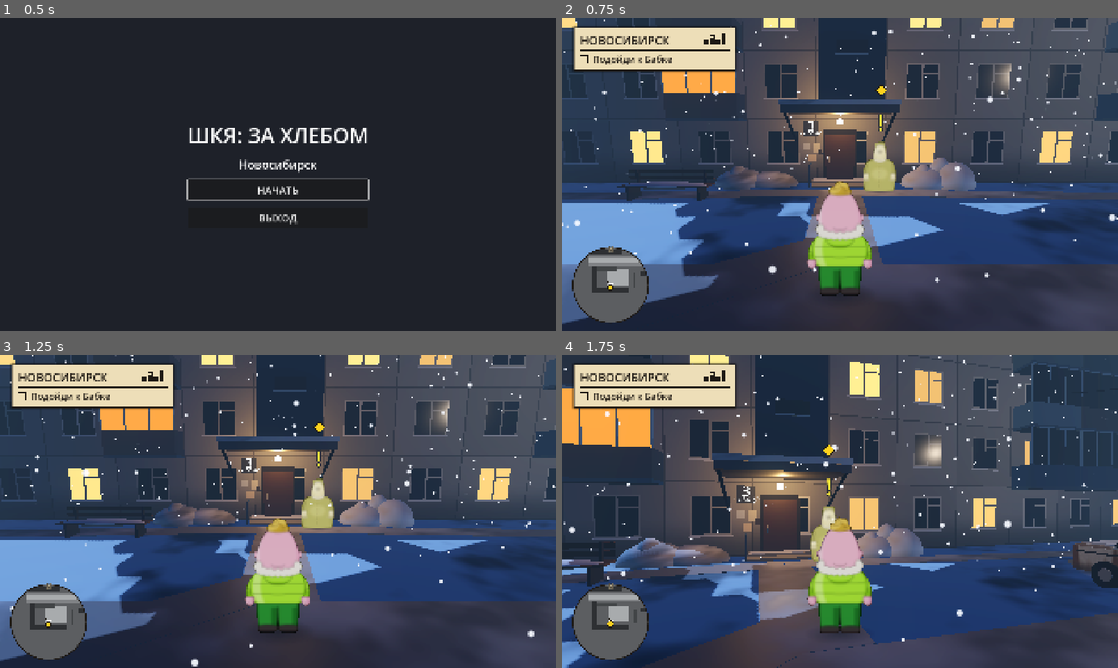
Above: before the commit, frames 1-4 (two rows, left to right).
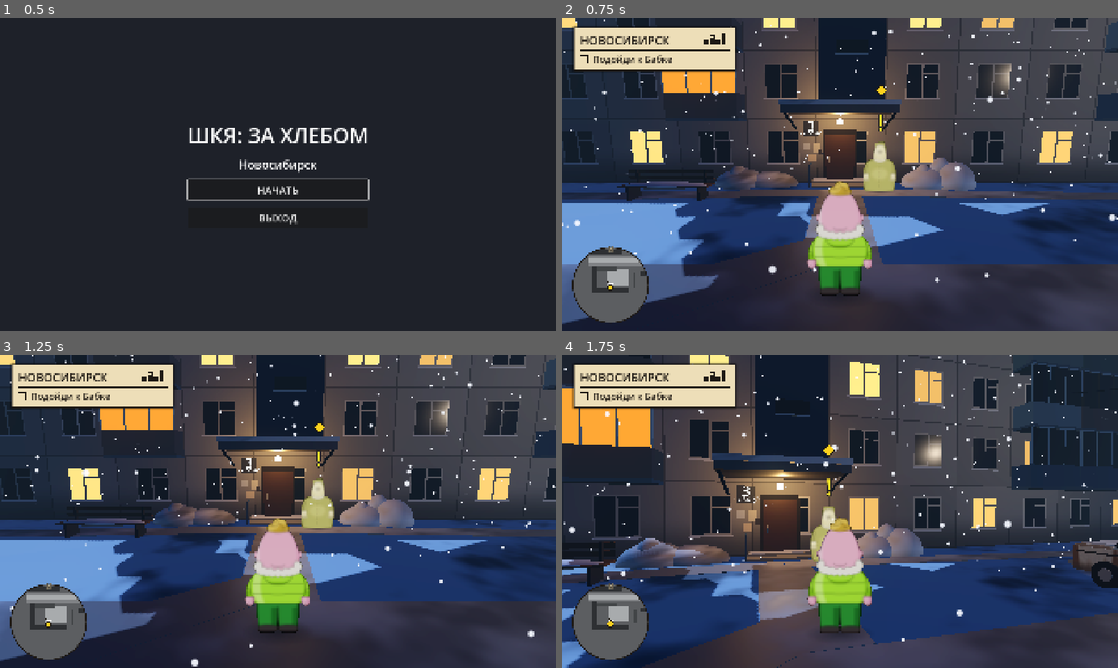
Above: after the commit, the same moments.

Repository: NorthArea/shkya
Game: Godot game, scene res://game/main.tscn
The game is run twice, just before and just after one commit, with the same random seed, the same clock (stepped at 60 frames per second) and the same inputs. Sound files missing from this copy of the repository are replaced by a short silence.
Inputs (mouse positions are in pixels of both pictures, inside the frame that each line leads up to):
- Up to frame 1 (0.5 s): no input
- Up to frame 2 (0.75 s): click "НАЧАТЬ" at 0.5 s
- Up to frame 3 (1.25 s): no input
- Up to frame 4 (1.75 s): tap Enter (ui_accept) at 1.25, 1.52 s; move the mouse to (867, 511) at 1.27 s; hold W (move_forward) from 1.28 s (still down); hold E (interact) from 1.28 s (still down); click (867, 511) at 1.42 s

Frame 1 is identical in both runs. In frame 2, 1.8% of the frame differs, in the area x 0-100%, y 0-53%; in frame 3, 1.7%; in frame 4, 4.6%, in the area x 27-100%, y 0-61%.

Commit message:
ART-05: третий проход — натрий без маджента (37 % → 5 % на улице B), тёплые палитры и гаражи, тополя на улице B, рваные грязные валы, штукатурка без швов

Diff:
--- a/game/world/layout.gd
+++ b/game/world/layout.gd
@@ -93,6 +93,7 @@
 	Vector2(-95, 17), Vector2(-50, 17), Vector2(-5, 17), Vector2(20, 17), Vector2(40, 17), Vector2(90, 18),
 	Vector2(34, 50), Vector2(52, 51), Vector2(72, 50), Vector2(92, 51),
 	Vector2(-70, 102), Vector2(-64, 61), Vector2(-40, 62), Vector2(6, 104), Vector2(16, 90), Vector2(-28, 101),
+	Vector2(53, -46), Vector2(53, -54), Vector2(36, -68), Vector2(36, -82), Vector2(36, -96),   # улица B (И3)
 ]
 const POPLAR_TRUNK := Vector3(0.8, 10.0, 0.8)
 # Опоры контактной сети без фонаря там, где фонари пропущены (выезд со двора, площадка киоска):
--- a/game/world/level_geometry.gd
+++ b/game/world/level_geometry.gd
@@ -13,13 +13,13 @@
 const GARAGE_DOOR_SIDE := {"Garages_Yard": -1.0, "Garages_Kiosk": 1.0}   # дверями к двору / к улице
 # Ворота гаражей: синие, жёлтые, бурые, ржавые, розовые, зелёные (сверка ART-04, черта 17).
 # Насыщеннее, чтобы в холодном сумеречном свете бурые и ржавые не уходили в серое (повторная сверка ART-05, Н2).
-const GARAGE_COLORS := [Color(0.18, 0.32, 0.58), Color(0.78, 0.58, 0.12), Color(0.48, 0.28, 0.14), Color(0.58, 0.24, 0.10),
-	Color(0.72, 0.40, 0.42), Color(0.20, 0.44, 0.28), Color(0.40, 0.42, 0.45)]
-const GARAGE_WALL := Color(0.42, 0.36, 0.33)   # кирпичные боксы
+const GARAGE_COLORS := [Color(0.18, 0.32, 0.58), Color(0.78, 0.58, 0.12), Color(0.50, 0.22, 0.10), Color(0.60, 0.20, 0.07),
+	Color(0.72, 0.40, 0.42), Color(0.24, 0.42, 0.14), Color(0.40, 0.42, 0.45)]   # бурые, ржавые, зелёные — по итоговой сверке (И2, И8)
+const GARAGE_WALL := Color(0.50, 0.30, 0.22)   # кирпичные боксы (И2)
 const CAR_COLORS := [Color(0.18, 0.22, 0.30), Color(0.55, 0.48, 0.36), Color(0.35, 0.12, 0.10), Color(0.70, 0.70, 0.66),
 	Color(0.22, 0.30, 0.22), Color(0.50, 0.18, 0.12)]
 const WARM := Color(1.0, 0.75, 0.42)           # подъезд и окна
-const SODIUM := Color(1.0, 0.56, 0.18)         # натриевые фонари, как в lighting.gd (повторная сверка ART-05, Н1)
+const SODIUM := Color(1.0, 0.68, 0.12)         # натриевые фонари, как в lighting.gd (итоговая сверка ART-05, И1)
 const CONCRETE := Color(0.50, 0.51, 0.52)
 # Лоджии: ограждения разного цвета, остекление разное у каждой (сверка ART-04, черты 1, 4).
 const PARAPET_COLORS := [Color(0.55, 0.56, 0.57), Color(0.66, 0.64, 0.58), Color(0.40, 0.45, 0.52), Color(0.58, 0.44, 0.38),
@@ -31,6 +31,7 @@
 const ENTRANCE_DOOR_X := -40.0    # дверь по центру козырька
 
 var _mound_mesh: SphereMesh       # одна сетка на все комки сугробов
+var _chunk_mesh: SphereMesh       # грубая сетка 8×4 для валов у дорог: грани читаются как рваный снег (И4)
 # Экземпляры MultiMesh, которые собираются со всего квартала и строятся одним вызовом в конце:
 # лоджии, рамы, стёкла, ветки. Тысячи деталей без тысяч узлов и draw call.
 var _concrete: Array[Transform3D] = []
@@ -177,7 +178,7 @@
 	# (повторная сверка ART-05, Н7).
 	var post_material := Materials.plain(Color(0.30, 0.31, 0.33), 0.6)
 	for x in [canopy_center.x - canopy_size.x * 0.5 + 0.1, canopy_center.x + canopy_size.x * 0.5 - 0.1]:
-		_wires.append(_segment(Vector3(x, canopy_bottom - 1.1, z - 0.05), Vector3(x, canopy_bottom - 0.02, canopy_center.z - canopy_size.z * 0.5 + 0.3), 3.0))
+		_wires.append(_segment(Vector3(x, canopy_bottom - 0.6, z - 0.05), Vector3(x, canopy_bottom - 0.02, canopy_center.z - canopy_size.z * 0.5 + 0.3), 3.0))
 	# Две низкие бетонные ступени у двери и трубный поручень (сверка ART-04, черта 7). Без коллизий:
 	# ступени по 0,08 м, Илюша проходит к двери как раньше.
 	var step_material := Materials.plain(Color(0.46, 0.46, 0.45), 0.9)
@@ -251,14 +252,15 @@
 		var r2 := fposmod(sin(float(seed * 17 + i) * 78.233) * 43758.5453, 1.0)
 		var h := 0.45 + 0.95 * r1
 		var lump_size := Vector3(step * (1.2 + 0.8 * r2), size.y * h, size.z * (0.8 + 0.35 * h)) if long_x else Vector3(size.x * (0.8 + 0.35 * h), size.y * h, step * (1.2 + 0.8 * r2))
-		var lump := _mound(lump_size, material)
+		var lump := _mound(lump_size, material, material == Materials.snow_bank())
+		lump.rotation = Vector3((r2 - 0.5) * 0.8, r1 * TAU, (r1 - 0.5) * 0.8) if material == Materials.snow_bank() else Vector3.ZERO
 		var offset := -length * 0.5 + step * (i + 0.5)
 		var jitter := (r2 - 0.5) * 0.3 * (size.z if long_x else size.x)
 		lump.position += Vector3(offset, -size.y * 0.5 + lump_size.y * 0.5, jitter) if long_x else Vector3(jitter, -size.y * 0.5 + lump_size.y * 0.5, offset)
 		root.add_child(lump)
 		if r1 > 0.35:
 			var chunk_size := Vector3(0.5 + 0.5 * r2, 0.35 + 0.3 * r1, 0.45 + 0.4 * r1)
-			var chunk := _mound(chunk_size, material)
+			var chunk := _mound(chunk_size, material, material == Materials.snow_bank())
 			var top := -size.y * 0.5 + lump_size.y * 0.85
 			var shift := offset + (r1 - 0.5) * step
 			chunk.position += Vector3(shift, top, -jitter) if long_x else Vector3(-jitter, top, shift)
@@ -267,15 +269,20 @@
 	return root
 
 ## Округлый сугроб, вписанный в коллизионную коробку (центр коробки — начало координат).
-func _mound(size: Vector3, material: Material) -> MeshInstance3D:
+func _mound(size: Vector3, material: Material, rough := false) -> MeshInstance3D:
 	if _mound_mesh == null:
 		_mound_mesh = SphereMesh.new()
 		_mound_mesh.radius = 0.5
 		_mound_mesh.height = 1.0
 		_mound_mesh.radial_segments = 24
 		_mound_mesh.rings = 10
+		_chunk_mesh = SphereMesh.new()
+		_chunk_mesh.radius = 0.5
+		_chunk_mesh.height = 1.0
+		_chunk_mesh.radial_segments = 8
+		_chunk_mesh.rings = 4
 	var mesh := MeshInstance3D.new()
-	mesh.mesh = _mound_mesh
+	mesh.mesh = _chunk_mesh if rough else _mound_mesh
 	mesh.material_override = material
 	mesh.scale = Vector3(size.x * 1.05, size.y * 2.0, size.z * 1.05)
 	mesh.position.y = -size.y * 0.5
--- a/game/world/lighting.gd
+++ b/game/world/lighting.gd
@@ -9,7 +9,9 @@
 const WARM := Color(1.0, 0.74, 0.42)       # подъезд, окно киоска
 # Повторная сверка ART-05 (Н1): чистый (1,0; 0,50; 0,12) в смеси с голубым общим светом давал розово-сиреневое;
 # светлее и желтее, сильнее, а общий свет слабее — снег под фонарём уходит в оранжевый.
-const SODIUM := Color(1.0, 0.56, 0.18)     # уличные фонари
+# Итоговая сверка ART-05 (И1): цвет света Godot переводит из sRGB в линейный — G 0,56 становился ≈0,28,
+# и с голубым общим светом выходила маджента. Зелёного больше, синего меньше.
+const SODIUM := Color(1.0, 0.68, 0.12)     # уличные фонари
 const YARD_POOL := Color(1.0, 0.90, 0.78)  # пятно света на стоянке: белая «Лада» остаётся белой (Н3)
 const SnowShader = preload("res://game/world/shaders/wet_snow.gdshader")
 const SNOW_BOX := Vector3(32.0, 12.0, 32.0)      # объём хлопьев вокруг камеры
@@ -40,7 +42,7 @@
 	env.ssr_enabled = true
 	env.ssr_max_steps = 48
 	env.fog_enabled = true
-	env.fog_light_color = Color(0.33, 0.43, 0.54)
+	env.fog_light_color = Color(0.24, 0.30, 0.37)   # тот же оттенок, темнее: меньше синего в тёплом (И2)
 	env.fog_density = 0.0075
 	env.fog_sky_affect = 0.35
 	var world_env := WorldEnvironment.new()
--- a/game/world/materials.gd
+++ b/game/world/materials.gd
@@ -16,9 +16,10 @@
 ]
 const LOW_PALETTES := [
 	# Насыщеннее: в холодном свете жёлтое уходило в оливковое, розовое — в серо-голубое (повторная сверка ART-05, Н2).
-	[Color(0.58, 0.28, 0.20), Color(0.44, 0.22, 0.17), Color(0.74, 0.68, 0.58)],   # красный кирпич
-	[Color(0.86, 0.66, 0.30), Color(0.66, 0.50, 0.24), Color(0.86, 0.82, 0.72)],   # жёлтая штукатурка
-	[Color(0.80, 0.52, 0.48), Color(0.62, 0.40, 0.37), Color(0.84, 0.80, 0.72)],   # розовая
+	# Итоговая сверка (И2): ещё теплее — в кадре жёлтое было серо-оливковым (G/R 1,13).
+	[Color(0.60, 0.24, 0.14), Color(0.46, 0.19, 0.12), Color(0.74, 0.68, 0.58)],   # красный кирпич
+	[Color(0.90, 0.58, 0.16), Color(0.70, 0.45, 0.13), Color(0.86, 0.82, 0.72)],   # жёлтая штукатурка
+	[Color(0.84, 0.46, 0.40), Color(0.65, 0.36, 0.31), Color(0.84, 0.80, 0.72)],   # розовая
 ]
 
 static var _cache := {}
@@ -37,6 +38,8 @@
 		var palette: Array = _palette(seed, low)
 		m.set_shader_parameter("wall_color", palette[0])
 		m.set_shader_parameter("seam_color", palette[1])
+		if low and posmod(int(seed), LOW_PALETTES.size()) != 0:
+			m.set_shader_parameter("seams", 0.0)   # штукатурка — без швов (И7)
 		if low:
 			# Старый дом: этажи выше, окна уже.
 			m.set_shader_parameter("floor_height", 3.3)
--- a/game/world/shaders/facade.gdshader
+++ b/game/world/shaders/facade.gdshader
@@ -13,6 +13,7 @@
 uniform float window_height = 1.45;
 uniform float ground_floor_shops = 0.0;   // 1 — первый этаж витринами
 uniform float seed = 0.0;
+uniform float seams = 1.0;   // 0 — оштукатуренный дом без швов панелей (И7)
 uniform vec3 frame_color : source_color = vec3(0.82, 0.83, 0.82);   // белые рамы (сверка ART-04, P3)
 
 varying vec3 world_pos;
@@ -42,7 +43,7 @@
 		vec2 local = vec2(fract(u / window_spacing) * window_spacing, fract(v / floor_height) * floor_height);
 		vec3 color = wall_color * (0.92 + 0.12 * hash(cell * 0.37));
 		// Швы панелей.
-		float seam = step(local.x, 0.06) + step(local.y, 0.06);
+		float seam = (step(local.x, 0.06) + step(local.y, 0.06)) * seams;
 		color = mix(color, seam_color, clamp(seam, 0.0, 1.0));
 		// Грязь и сырость снизу.
 		color *= mix(0.55, 1.0, smoothstep(0.0, 1.6, v));
--- a/game/world/shaders/road.gdshader
+++ b/game/world/shaders/road.gdshader
@@ -33,7 +33,7 @@
 	float sway = (noise(vec2(along * 0.08, sign(across) * 3.0)) - 0.5) * 0.7 + (noise(vec2(along * 0.5, across)) - 0.5) * 0.15;
 	float rut_w = 0.22 + 0.14 * noise(vec2(along * 0.3, across * 0.8 + 11.0));
 	float track = 1.0 - smoothstep(rut_w * 0.4, rut_w * 1.6, abs(abs(lane + sway) - 0.8));
-	track *= mix(0.6, 1.0, noise(vec2(along * 1.3, across * 2.0)));
+	track *= mix(0.6, 1.0, noise(vec2(along * 0.4, across * 2.0)));   // пятна длиннее (И6)
 	// Каша: между колеями, по оси и у бордюров.
 	float edge = smoothstep(half_w - 2.2, half_w - 0.6, abs(across));
 	float mid = 1.0 - smoothstep(0.3, 1.2, abs(across));
--- a/game/world/shaders/snow.gdshader
+++ b/game/world/shaders/snow.gdshader
@@ -31,10 +31,10 @@
 	vec3 color = mix(clean, dirty, clamp(dirt + trodden * 0.35, 0.0, 1.0));
 	if (roadside > 0.5) {
 		// Брызги от колёс: чем ниже, тем темнее; поверх — бурые пятна и редкие чистые комья сверху.
-		float low = 1.0 - smoothstep(0.1, 1.0, world_pos.y + (noise(p * 2.3) - 0.5) * 0.45);
-		color = mix(color, dirty * vec3(1.0, 0.97, 0.92), 0.5);
+		float low = 1.0 - smoothstep(0.1, 1.4, world_pos.y + (noise(p * 2.3) - 0.5) * 0.45);
+		color = mix(color, dirty * vec3(1.0, 0.97, 0.92), 0.75);
 		color = mix(color, brown, smoothstep(0.45, 0.75, noise(p * 1.7 + 4.0)) * 0.7);
-		color = mix(color, grime, low * 0.9);
+		color = mix(color, grime, low);
 	}
 	ALBEDO = color;
 	ROUGHNESS = mix(0.85, 0.45, trodden * dirt);
Not shown, changed: docs/workflow/tasks/ART-05.md
